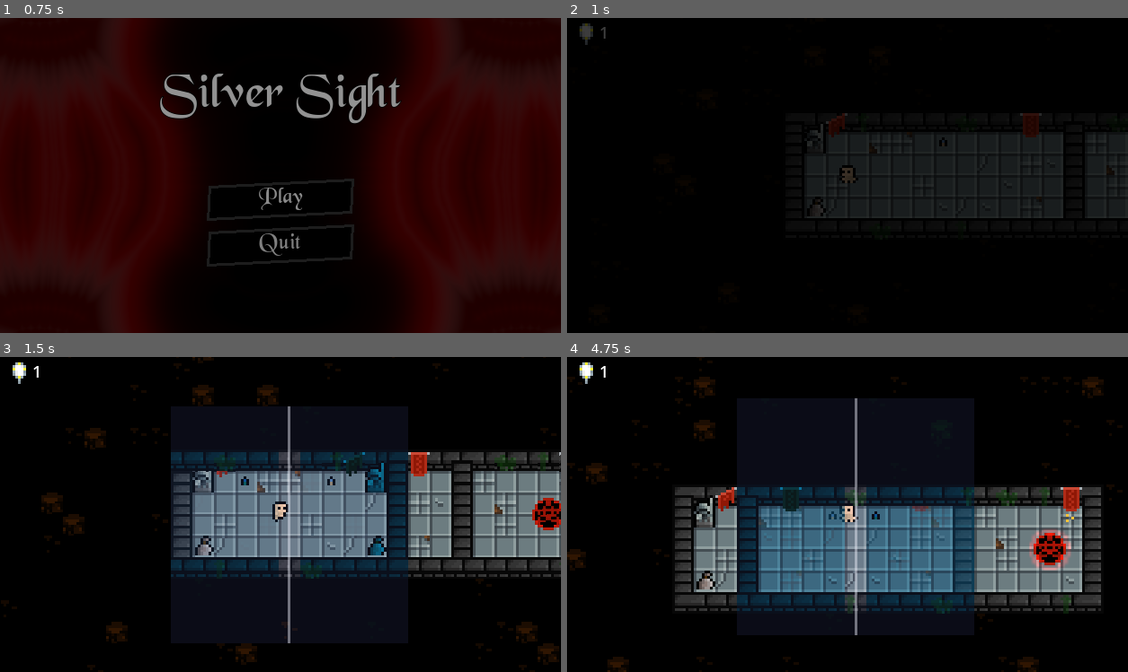
Above: before the commit, frames 1-4 (two rows, left to right).
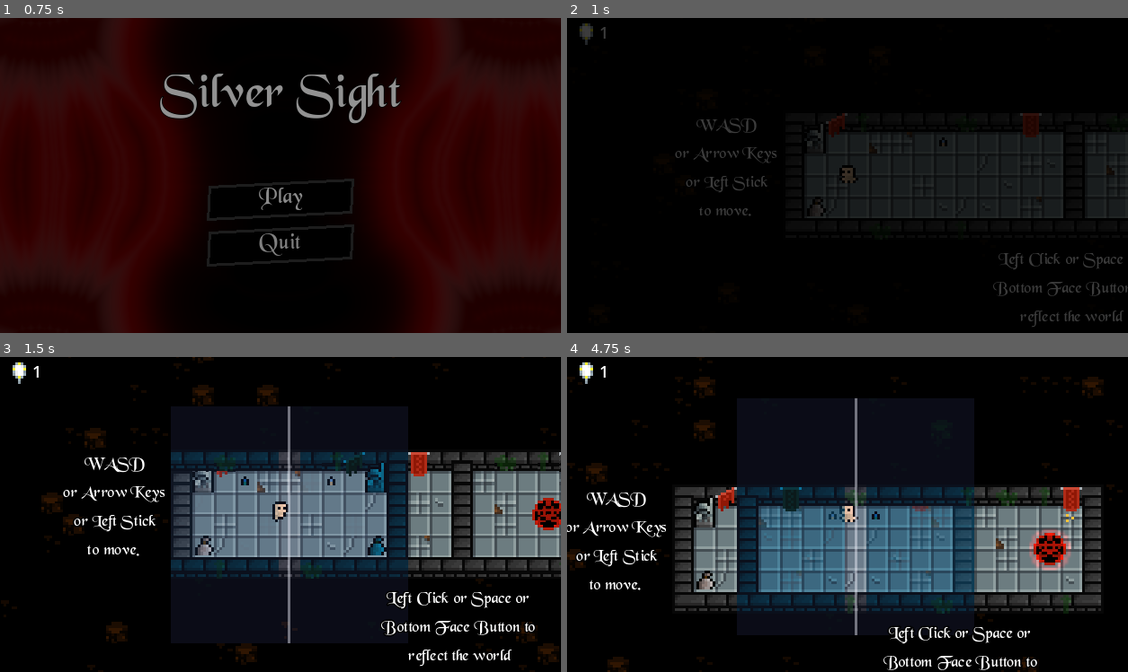
Above: after the commit, the same moments.

Repository: Medow3/Occulant
Game: Godot game, scene res://src/UI/main_menu/main_menu.tscn
Same seed, same stepped clock (60 frames per second), same inputs: the game is played once before the commit and once after it.
Inputs (mouse positions are in pixels of both pictures, inside the frame that each line leads up to):
- Up to frame 1 (0.75 s): click "Play" at 0.5 s
- Up to frame 2 (1 s): no input
- Up to frame 3 (1.5 s): move the mouse to (403, 498) at 1.27 s; hold D (Right) from 1.28 s (still down); click (403, 498) at 1.35 s
- Up to frame 4 (4.75 s): move the mouse to (735, 530) at 2.02 s; release D (Right) at 2.03 s; hold S (Down) 2.03-2.78 s; tap E (Redo) at 2.1 s; move the mouse to (903, 445) at 2.77 s; hold D (Right) 2.78-3.53 s; tap Space (Reflect) at 2.85 s; move the mouse to (819, 577) at 3.52 s; hold W (Up) 3.53-4.28 s; tap Q (Undo) at 3.6 s; tap Enter at 4.25 s; move the mouse to (1015, 561) at 4.27 s; hold A (Left) from 4.28 s (still down); click (1015, 561) at 4.35 s

Frame 1 is identical in both runs. In frame 2, 1.2% of the frame differs, in the area x 19-100%, y 31-99%; in frame 3, 1.9%, in the area x 11-96%, y 31-99%; in frame 4, 1.6%.

Commit message:
Starting to make tutorials

Diff:
--- a/src/UI/pause_screen/pause_screen.gd
+++ b/src/UI/pause_screen/pause_screen.gd
@@ -1,4 +1,6 @@
 extends Control
+
+@export var open_close_sfx: SFXData
 
 var is_active: bool = false
 
@@ -13,6 +15,7 @@
 
 
 func set_active(new_value: bool) -> void:
+	SFX.play_sfx(open_close_sfx)
 	get_tree().paused = new_value
 	visible = new_value
 	is_active = new_value
--- a/src/UI/pause_screen/pause_screen.tscn
+++ b/src/UI/pause_screen/pause_screen.tscn
@@ -1,13 +1,46 @@
-[gd_scene load_steps=6 format=3 uid="uid://ppwn5jrs1m3r"]
+[gd_scene load_steps=11 format=3 uid="uid://ppwn5jrs1m3r"]
 
 [ext_resource type="Script" path="res://src/UI/pause_screen/pause_screen.gd" id="1_cc1gf"]
+[ext_resource type="Script" path="res://src/resources/SFX/single_SFX_data.gd" id="2_e5dkt"]
 [ext_resource type="FontFile" uid="uid://mu7uis4wp445" path="res://assets/fonts/13487095304649/BLKCHCRY.TTF" id="2_g8q23"]
 [ext_resource type="StyleBox" uid="uid://crnai1k8oxxie" path="res://src/resources/button_normal_style_box_flat.tres" id="3_gnpy6"]
+[ext_resource type="AudioStream" uid="uid://clx2fdo2rtbn5" path="res://assets/sfx/menu/menu_back.ogg" id="3_mxcii"]
+[ext_resource type="Script" path="res://src/resources/SFX/SFX_data.gd" id="4_88mct"]
 [ext_resource type="StyleBox" uid="uid://41q55rsqq25l" path="res://src/resources/button_hover_style_box_flat.tres" id="4_w5eho"]
 [ext_resource type="Script" path="res://src/UI/button_click.gd" id="5_8je1b"]
 
+[sub_resource type="Resource" id="Resource_vugvn"]
+script = ExtResource("2_e5dkt")
+sound_file = ExtResource("3_mxcii")
+pitch_scale = 1.0
+pitch_random = 0.1
+use_custom_sfx_volume = true
+custom_volume = 0.0
+uses_environmental_effects_bus = true
+bus_override = ""
+custom_effects_list = Array[AudioEffect]([])
+do_fade_in = false
+fade_in_trans = 1
+fade_in_ease = 0
+fade_in_duration = 0.1
+do_fade_out = false
+fade_out_trans = 1
+fade_out_ease = 0
+fade_out_duration = 0.1
+area_mask = 1
+attenuation = 1.0
+max_distance = 2000.0
+panning_strength = 1.0
+
+[sub_resource type="Resource" id="Resource_tlx2s"]
+script = ExtResource("4_88mct")
+SFX_pool = Array[ExtResource("2_e5dkt")]([SubResource("Resource_vugvn")])
+SFX_pool_weights = Array[float]([1.0])
+prevent_same_sound_twice_in_a_row = true
+
 [node name="pause_screen" type="Control"]
 process_mode = 3
+visible = false
 layout_mode = 3
 anchors_preset = 15
 anchor_right = 1.0
@@ -16,6 +49,7 @@
 grow_vertical = 2
 mouse_filter = 2
 script = ExtResource("1_cc1gf")
+open_close_sfx = SubResource("Resource_tlx2s")
 
 [node name="ColorRect" type="ColorRect" parent="."]
 layout_mode = 1
--- /dev/null
+++ b/src/UI/tutorial_label.tscn
@@ -0,0 +1,17 @@
+[gd_scene load_steps=2 format=3 uid="uid://q0wc4hpplv0"]
+
+[ext_resource type="FontFile" uid="uid://mu7uis4wp445" path="res://assets/fonts/13487095304649/BLKCHCRY.TTF" id="1_deyl5"]
+
+[node name="tutorial_label" type="Label"]
+z_index = 6
+offset_left = 64.0
+offset_top = 12.0
+offset_right = 103.0
+offset_bottom = 34.0
+theme_override_colors/font_color = Color(1, 1, 1, 1)
+theme_override_colors/font_outline_color = Color(0, 0, 0, 1)
+theme_override_constants/outline_size = 2
+theme_override_fonts/font = ExtResource("1_deyl5")
+theme_override_font_sizes/font_size = 6
+horizontal_alignment = 1
+autowrap_mode = 3
--- a/src/puzzle/puzzles/puzzle1.tscn
+++ b/src/puzzle/puzzles/puzzle1.tscn
@@ -1,9 +1,10 @@
-[gd_scene load_steps=5 format=3 uid="uid://cfe8pet63v1jn"]
+[gd_scene load_steps=6 format=3 uid="uid://cfe8pet63v1jn"]
 
 [ext_resource type="Script" path="res://src/puzzle/puzzle.gd" id="1_txi5e"]
 [ext_resource type="PackedScene" uid="uid://cdpcdj7s5841v" path="res://src/player/player.tscn" id="2_ivuo0"]
 [ext_resource type="TileSet" uid="uid://biq2c0ot54uig" path="res://src/resources/puzzle_tileset.tres" id="2_xngup"]
 [ext_resource type="PackedScene" uid="uid://c550ra3vrymql" path="res://src/go_to_next_puzzle.tscn" id="4_h4tgk"]
+[ext_resource type="PackedScene" uid="uid://q0wc4hpplv0" path="res://src/UI/tutorial_label.tscn" id="5_7q7ca"]
 
 [node name="puzzle1" type="Node2D"]
 script = ExtResource("1_txi5e")
@@ -29,3 +30,19 @@
 [node name="GoToNextPuzzle" parent="." instance=ExtResource("4_h4tgk")]
 position = Vector2(128, 20)
 next_puzzle_path = "res://src/puzzle/puzzles/puzzle1_5.tscn"
+
+[node name="tutorial_label" parent="." instance=ExtResource("5_7q7ca")]
+offset_left = -48.0
+offset_top = 2.0
+offset_right = -9.0
+offset_bottom = 43.0
+text = "WASD
+or Arrow Keys
+or Left Stick
+to move."
+
+[node name="tutorial_label2" parent="." instance=ExtResource("5_7q7ca")]
+offset_top = 52.0
+offset_right = 134.0
+offset_bottom = 93.0
+text = "Left Click or Space or Bottom Face Button to reflect the world"
--- a/src/puzzle/puzzles/puzzle1_5.tscn
+++ b/src/puzzle/puzzles/puzzle1_5.tscn
@@ -1,9 +1,10 @@
-[gd_scene load_steps=5 format=3 uid="uid://bfmr72ge1rfhg"]
+[gd_scene load_steps=6 format=3 uid="uid://bfmr72ge1rfhg"]
 
 [ext_resource type="Script" path="res://src/puzzle/puzzle.gd" id="1_rvkrk"]
 [ext_resource type="TileSet" uid="uid://biq2c0ot54uig" path="res://src/resources/puzzle_tileset.tres" id="2_sffyj"]
 [ext_resource type="PackedScene" uid="uid://cdpcdj7s5841v" path="res://src/player/player.tscn" id="3_x7vss"]
 [ext_resource type="PackedScene" uid="uid://c550ra3vrymql" path="res://src/go_to_next_puzzle.tscn" id="4_oqdx5"]
+[ext_resource type="PackedScene" uid="uid://q0wc4hpplv0" path="res://src/UI/tutorial_label.tscn" id="5_w8om0"]
 
 [node name="puzzle1_5" type="Node2D"]
 script = ExtResource("1_rvkrk")
@@ -29,3 +30,10 @@
 [node name="GoToNextPuzzle" parent="." instance=ExtResource("4_oqdx5")]
 position = Vector2(24, 64)
 next_puzzle_path = "res://src/puzzle/puzzles/puzzle2.tscn"
+
+[node name="tutorial_label" parent="." instance=ExtResource("5_w8om0")]
+offset_left = -36.0
+offset_top = 8.0
+offset_right = 3.0
+offset_bottom = 38.0
+text = "You can reflect both horizontally and vertically"
--- a/src/puzzle/puzzles/puzzle2.tscn
+++ b/src/puzzle/puzzles/puzzle2.tscn
@@ -1,9 +1,10 @@
-[gd_scene load_steps=5 format=3 uid="uid://j0mnm2w7evt3"]
+[gd_scene load_steps=6 format=3 uid="uid://j0mnm2w7evt3"]
 
 [ext_resource type="Script" path="res://src/puzzle/puzzle.gd" id="1_1qebd"]
 [ext_resource type="TileSet" uid="uid://biq2c0ot54uig" path="res://src/resources/puzzle_tileset.tres" id="2_aoi3w"]
 [ext_resource type="PackedScene" uid="uid://cdpcdj7s5841v" path="res://src/player/player.tscn" id="3_3dkmy"]
 [ext_resource type="PackedScene" uid="uid://c550ra3vrymql" path="res://src/go_to_next_puzzle.tscn" id="4_3hat5"]
+[ext_resource type="PackedScene" uid="uid://q0wc4hpplv0" path="res://src/UI/tutorial_label.tscn" id="5_a6dsv"]
 
 [node name="puzzle2" type="Node2D"]
 script = ExtResource("1_1qebd")
@@ -29,3 +30,5 @@
 [node name="GoToNextPuzzle" parent="." instance=ExtResource("4_3hat5")]
 position = Vector2(24, 88)
 next_puzzle_path = "res://src/puzzle/puzzles/puzzle3.tscn"
+
+[node name="tutorial_label" parent="." instance=ExtResource("5_a6dsv")]
--- a/src/resources/cutsom_sfx/button_click_sfx_data.tres
+++ b/src/resources/cutsom_sfx/button_click_sfx_data.tres
@@ -2,11 +2,11 @@
 
 [ext_resource type="Script" path="res://src/resources/SFX/SFX_data.gd" id="1_7g48f"]
 [ext_resource type="Script" path="res://src/resources/SFX/single_SFX_data.gd" id="1_mcff2"]
-[ext_resource type="AudioStream" uid="uid://ddmg5bxjy36dk" path="res://assets/sfx/footstep_4.ogg" id="2_pm1q2"]
+[ext_resource type="AudioStream" uid="uid://ruumt67mgu8v" path="res://assets/sfx/menu/menu_select.ogg" id="2_osis4"]
 
 [sub_resource type="Resource" id="Resource_thm5u"]
 script = ExtResource("1_mcff2")
-sound_file = ExtResource("2_pm1q2")
+sound_file = ExtResource("2_osis4")
 pitch_scale = 1.0
 pitch_random = 0.1
 use_custom_sfx_volume = false
--- a/src/resources/cutsom_sfx/button_hover_sfx_data.tres
+++ b/src/resources/cutsom_sfx/button_hover_sfx_data.tres
@@ -2,11 +2,11 @@
 
 [ext_resource type="Script" path="res://src/resources/SFX/SFX_data.gd" id="1_5pa1c"]
 [ext_resource type="Script" path="res://src/resources/SFX/single_SFX_data.gd" id="1_njjlk"]
-[ext_resource type="AudioStream" uid="uid://ddmg5bxjy36dk" path="res://assets/sfx/footstep_4.ogg" id="2_aw0mb"]
+[ext_resource type="AudioStream" uid="uid://cxh7ayeovrocu" path="res://assets/sfx/menu/menu_scroll.ogg" id="2_7y0us"]
 
 [sub_resource type="Resource" id="Resource_80t4s"]
 script = ExtResource("1_njjlk")
-sound_file = ExtResource("2_aw0mb")
+sound_file = ExtResource("2_7y0us")
 pitch_scale = 1.0
 pitch_random = 0.1
 use_custom_sfx_volume = false
